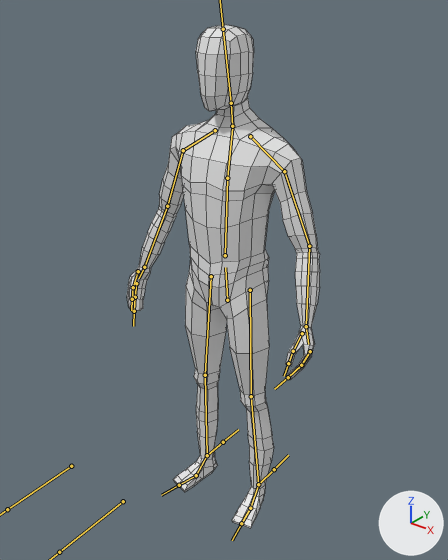
An edit to the FBX model Assets/Models/PlayerModel.fbx, drawn before and after from the same camera.
Before and after are seen from a 50 mm camera at (1.31, -1.66, 2.07) aimed at (-0.08, 0.08, 0.99). Every picture has the same lights, and +X, +Y and +Z are marked at lower right. The bones that bend it are drawn over the model as lines. Mesh edges are drawn as thin lines.

Objects in the first picture: 'Player'.
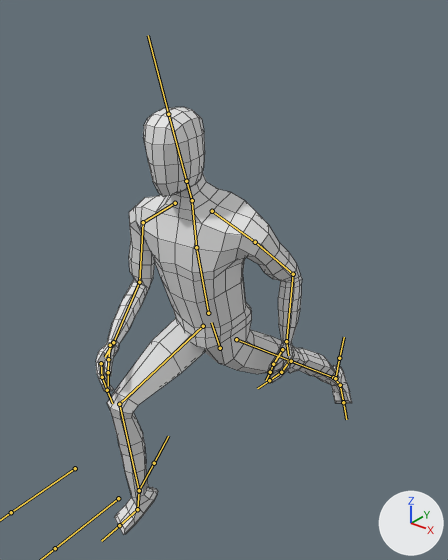
The newer file adds an action. The first version stands in its rest pose; the second is drawn at frame 10 of the action 'Armature.001|Sprint.001'.

Where the change shows, as pixel boxes (x1, y1, x2, y2) in the pictures (448 x 560 px):
'Player', posed (32% wider, 15% shorter): before (127, 25, 320, 529); after (96, 107, 352, 535)
bone 'Hips', root to tip: before (227, 300) to (225, 267); after (220, 348) to (211, 322)
bone 'Spine', root to tip: before (225, 255) to (227, 178); after (208, 313) to (196, 247)
bone 'Chest', root to tip: before (227, 178) to (232, 127); after (196, 247) to (192, 202)
bone 'Neck', root to tip: before (232, 126) to (231, 103); after (192, 200) to (186, 181)
bone 'Head', root to tip: before (231, 103) to (223, 29); after (186, 181) to (168, 114)
bone 'Shoulder.L', root to tip: before (250, 136) to (284, 171); after (212, 211) to (255, 242)
bone 'UpperArm.L', root to tip: before (284, 171) to (309, 246); after (255, 242) to (293, 274)
bone 'LowerArm.L', root to tip: before (309, 246) to (306, 326); after (293, 274) to (286, 341)
bone 'Shoulder.R', root to tip: before (215, 130) to (183, 150); after (175, 203) to (143, 222)
bone 'UpperArm.R', root to tip: before (183, 150) to (167, 206); after (143, 222) to (139, 282)
bone 'LowerArm.R', root to tip: before (167, 206) to (144, 267); after (139, 282) to (113, 342)
bone 'Hand.R', root to tip: before (144, 267) to (139, 278); after (113, 342) to (105, 357)
bone 'UpperLeg.L', root to tip: before (250, 290) to (251, 396); after (236, 339) to (291, 361)
bone 'LowerLeg.L', root to tip: before (251, 396) to (258, 484); after (291, 361) to (333, 377)
bone 'Foot.L', root to tip: before (258, 484) to (250, 508); after (333, 377) to (340, 385)
bone 'UpperLeg.R', root to tip: before (211, 276) to (205, 375); after (203, 326) to (119, 404)
bone 'LowerLeg.R', root to tip: before (205, 375) to (207, 455); after (119, 404) to (139, 491)
bone 'Foot.R', root to tip: before (207, 455) to (196, 475); after (139, 491) to (137, 509)
bone 'Toes.R', root to tip: before (196, 475) to (179, 485); after (137, 509) to (119, 525)

Diff of the bpy script that builds the scene:
```diff
--- a/Assets/Models/PlayerModel.fbx.py
+++ b/Assets/Models/PlayerModel.fbx.py
@@ bone_hips @@
 bone_hips = bpy.data.objects['Armature.001'].pose.bones['Hips']
-bone_hips.location = (0.0, 0.0, 0.0)
-bone_hips.rotation_quaternion = (1.0, 0.0, 0.0, 0.0)  # degrees (0, 0, 0)
+bone_hips.location = (-0.006, -0.195, 0.053)
+bone_hips.rotation_quaternion = (0.992, 0.127, 0.0, 0.008)  # degrees (15, 0, 1)
@@ bone_spine @@
 bone_spine = bpy.data.objects['Armature.001'].pose.bones['Spine']  # child of 'Hips'
-bone_spine.rotation_quaternion = (1.0, 0.0, 0.0, 0.0)  # degrees (0, 0, 0)
+bone_spine.rotation_quaternion = (1.0, 0.0, 0.0, -0.008)  # degrees (0, 0, -1)
@@ bone_chest @@
 bone_chest = bpy.data.objects['Armature.001'].pose.bones['Chest']  # child of 'Spine'
-bone_chest.rotation_quaternion = (1.0, 0.0, 0.0, 0.0)  # degrees (0, 0, 0)
+bone_chest.rotation_quaternion = (0.999, 0.0, 0.046, -0.003)  # degrees (0, 5, 0)
@@ bone_neck @@
 bone_neck = bpy.data.objects['Armature.001'].pose.bones['Neck']  # child of 'Chest'
-bone_neck.rotation_quaternion = (1.0, 0.0, 0.0, 0.0)  # degrees (0, 0, 0)
+bone_neck.rotation_quaternion = (0.999, -0.01, -0.041, 0.013)  # degrees (-1, -5, 2)
@@ bone_head @@
 bone_head = bpy.data.objects['Armature.001'].pose.bones['Head']  # child of 'Neck'
-bone_head.rotation_quaternion = (1.0, 0.0, 0.0, 0.0)  # degrees (0, 0, 0)
+bone_head.rotation_quaternion = (0.998, -0.055, 0.0, 0.0)  # degrees (-6, 0, 0)
@@ bone_shoulder_l @@
 bone_shoulder_l = bpy.data.objects['Armature.001'].pose.bones['Shoulder.L']  # child of 'Chest'
-bone_shoulder_l.rotation_quaternion = (1.0, 0.0, 0.0, 0.0)  # degrees (0, 0, 0)
+bone_shoulder_l.rotation_quaternion = (0.995, -0.053, 0.082, -0.01)  # degrees (-6, 9, -2)
@@ bone_upperarm_l @@
 bone_upperarm_l = bpy.data.objects['Armature.001'].pose.bones['UpperArm.L']  # child of 'Shoulder.L'
-bone_upperarm_l.rotation_quaternion = (1.0, 0.0, 0.0, 0.0)  # degrees (0, 0, 0)
+bone_upperarm_l.rotation_quaternion = (0.984, -0.147, 0.024, -0.096)  # degrees (-17, 1, -11)
@@ bone_lowerarm_l @@
 bone_lowerarm_l = bpy.data.objects['Armature.001'].pose.bones['LowerArm.L']  # child of 'UpperArm.L'
-bone_lowerarm_l.rotation_quaternion = (1.0, 0.0, 0.0, 0.0)  # degrees (0, 0, 0)
+bone_lowerarm_l.rotation_quaternion = (0.966, 0.243, 0.09, -0.004)  # degrees (28, 10, 2)
@@ bone_shoulder_r @@
 bone_shoulder_r = bpy.data.objects['Armature.001'].pose.bones['Shoulder.R']  # child of 'Chest'
-bone_shoulder_r.rotation_quaternion = (1.0, 0.0, 0.0, 0.0)  # degrees (0, 0, 0)
+bone_shoulder_r.rotation_quaternion = (0.991, 0.068, 0.113, 0.01)  # degrees (8, 13, 2)
@@ bone_upperarm_r @@
 bone_upperarm_r = bpy.data.objects['Armature.001'].pose.bones['UpperArm.R']  # child of 'Shoulder.R'
-bone_upperarm_r.rotation_quaternion = (1.0, 0.0, 0.0, 0.0)  # degrees (0, 0, 0)
+bone_upperarm_r.rotation_quaternion = (0.995, -0.004, -0.039, 0.091)  # degrees (-1, -4, 10)
@@ bone_lowerarm_r @@
 bone_lowerarm_r = bpy.data.objects['Armature.001'].pose.bones['LowerArm.R']  # child of 'UpperArm.R'
-bone_lowerarm_r.rotation_quaternion = (1.0, 0.0, 0.0, 0.0)  # degrees (0, 0, 0)
+bone_lowerarm_r.rotation_quaternion = (0.907, 0.367, -0.206, 0.018)  # degrees (46, -23, -7)
@@ bone_hand_r @@
 bone_hand_r = bpy.data.objects['Armature.001'].pose.bones['Hand.R']  # child of 'LowerArm.R'
-bone_hand_r.rotation_quaternion = (1.0, 0.0, 0.0, 0.0)  # degrees (0, 0, 0)
+bone_hand_r.rotation_quaternion = (1.0, -0.03, -0.002, 0.002)  # degrees (-3, 0, 0)
@@ bone_upperleg_l @@
 bone_upperleg_l = bpy.data.objects['Armature.001'].pose.bones['UpperLeg.L']  # child of 'Hips'
-bone_upperleg_l.location = (0.0, 0.0, 0.0)
-bone_upperleg_l.rotation_quaternion = (1.0, 0.0, 0.0, 0.0)  # degrees (0, 0, 0)
+bone_upperleg_l.location = (0.012, -0.001, 0.0)
+bone_upperleg_l.rotation_quaternion = (0.939, -0.342, -0.018, 0.002)  # degrees (-40, -2, 1)
@@ bone_lowerleg_l @@
 bone_lowerleg_l = bpy.data.objects['Armature.001'].pose.bones['LowerLeg.L']  # child of 'UpperLeg.L'
-bone_lowerleg_l.rotation_quaternion = (1.0, 0.0, 0.0, 0.0)  # degrees (0, 0, 0)
+bone_lowerleg_l.rotation_quaternion = (0.999, 0.049, 0.0, 0.0)  # degrees (6, 0, 0)
@@ bone_foot_l @@
 bone_foot_l = bpy.data.objects['Armature.001'].pose.bones['Foot.L']  # child of 'LowerLeg.L'
-bone_foot_l.rotation_quaternion = (1.0, 0.0, 0.0, 0.0)  # degrees (0, 0, 0)
+bone_foot_l.rotation_quaternion = (0.953, -0.3, -0.023, -0.033)  # degrees (-35, -4, -3)
@@ bone_upperleg_r @@
 bone_upperleg_r = bpy.data.objects['Armature.001'].pose.bones['UpperLeg.R']  # child of 'Hips'
-bone_upperleg_r.location = (0.0, 0.0, 0.0)
-bone_upperleg_r.rotation_quaternion = (1.0, 0.0, 0.0, 0.0)  # degrees (0, 0, 0)
+bone_upperleg_r.location = (-0.01, -0.001, 0.0)
+bone_upperleg_r.rotation_quaternion = (0.719, 0.695, 0.012, -0.001)  # degrees (88, 1, 1)
@@ bone_lowerleg_r @@
 bone_lowerleg_r = bpy.data.objects['Armature.001'].pose.bones['LowerLeg.R']  # child of 'UpperLeg.R'
-bone_lowerleg_r.rotation_quaternion = (1.0, 0.0, 0.0, 0.0)  # degrees (0, 0, 0)
+bone_lowerleg_r.rotation_quaternion = (0.777, -0.629, 0.0, -0.005)  # degrees (-78, 0, 0)
@@ bone_foot_r @@
 bone_foot_r = bpy.data.objects['Armature.001'].pose.bones['Foot.R']  # child of 'LowerLeg.R'
-bone_foot_r.rotation_quaternion = (1.0, 0.0, 0.0, 0.0)  # degrees (0, 0, 0)
+bone_foot_r.rotation_quaternion = (0.954, -0.298, 0.008, 0.0)  # degrees (-35, 1, 0)
@@ bone_toes_r @@
 bone_toes_r = bpy.data.objects['Armature.001'].pose.bones['Toes.R']  # child of 'Foot.R'
-bone_toes_r.rotation_quaternion = (1.0, 0.0, 0.0, 0.0)  # degrees (0, 0, 0)
+bone_toes_r.rotation_quaternion = (0.999, -0.034, -0.003, -0.041)  # degrees (-4, 0, -5)
```
